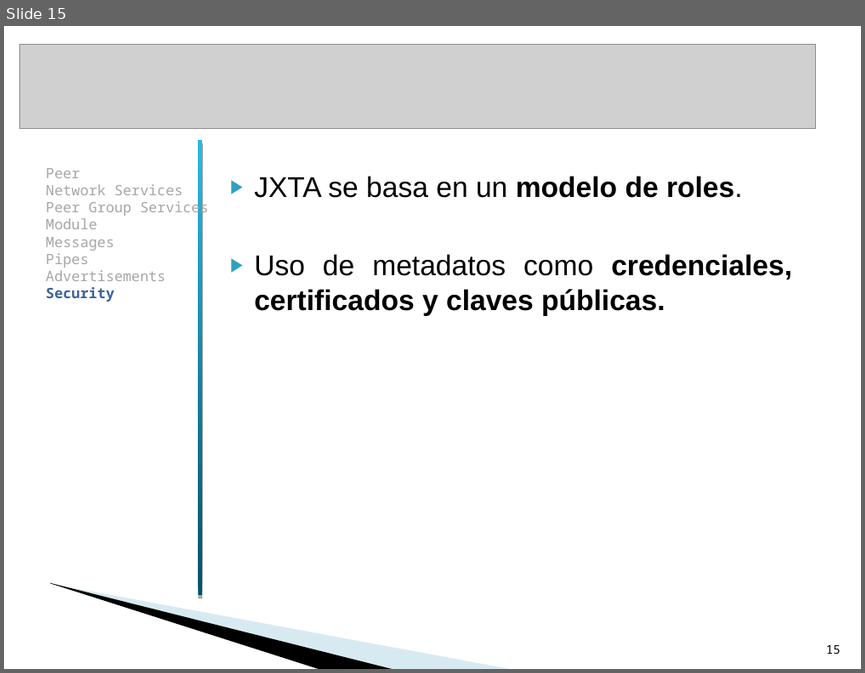
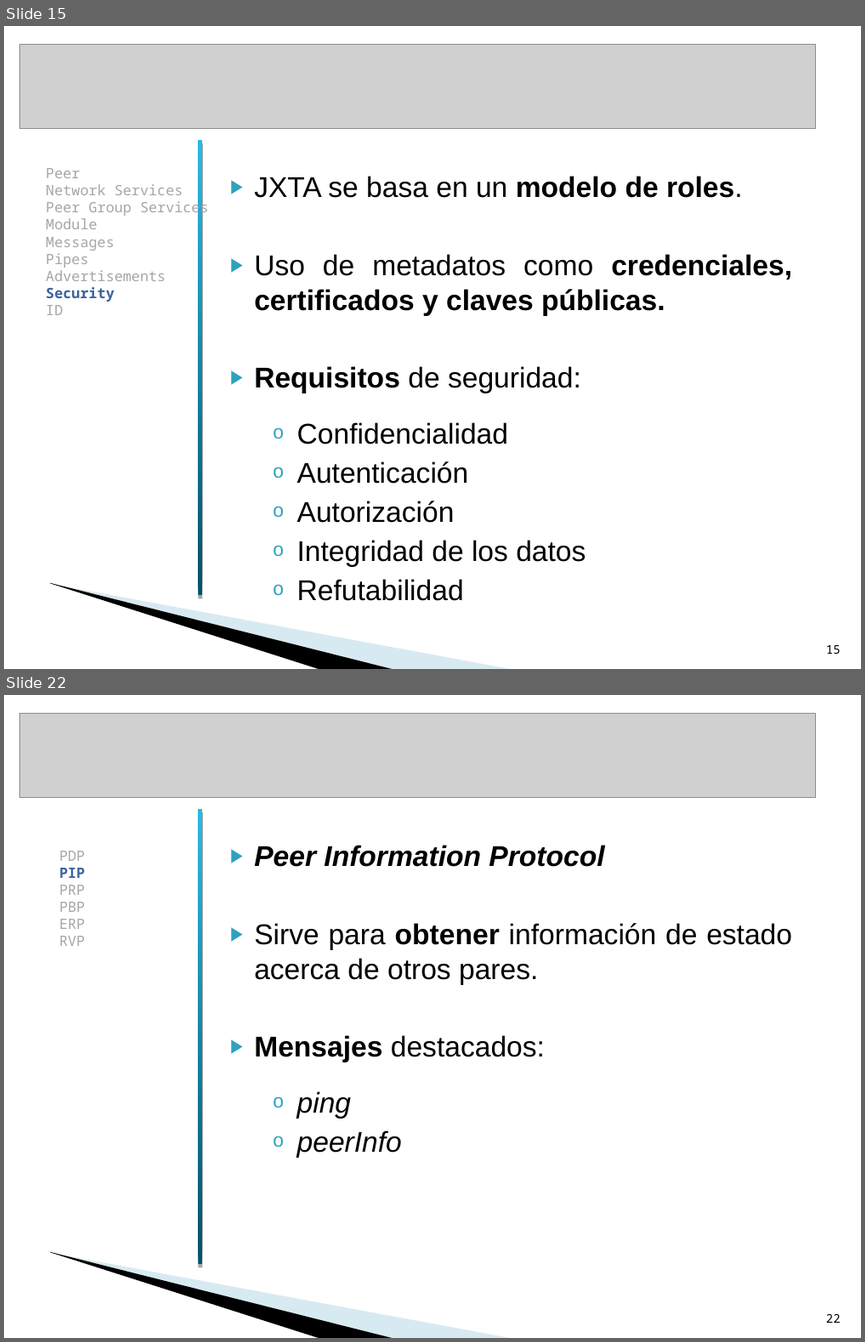
Before and after one commit to txedo/isi-practicas-5, a slide deck: sistemas-colaboracion/p2p-jxta/presentacion/PresentaciónColaboracion.ppt. Shown one above the other, each under a label of ours: slide 15 before the commit, slides 15 and 22 after it; the slides between them are not shown. The pictures are 865x673 and 865x1342 pixels, drawn with LibreOffice and Linux fonts; fonts in the diff are those of the drawing; grey boxes stand for pictures; background and template pictures are left out. Boxes give left, top, right and bottom in pixels: in the first picture for what was removed or moved away, otherwise in the second. Text is boxed around its words. In the diff, an @@ line names an element or a change of style, - is before the commit and + after.

```diff
--- a/sistemas-colaboracion/p2p-jxta/presentacion/PresentaciónColaboracion.ppt
+++ b/sistemas-colaboracion/p2p-jxta/presentacion/PresentaciónColaboracion.ppt
@@ slide 22 added at <box>4,695,861,1338</box>, background #FFFFFF; not listed: 2 template elements that a slide beside it also shows @@
@@ picture added at <box>19,713,816,797</box> @@
@@ rectangle added at <box>199,809,203,1264</box>, fill gradient #005269 to #2ABAE3 @@
@@ text added at <box>254,845,792,1157</box>, 24 pt, text #000000 @@
+▶ Peer Information Protocol
+▶ Sirve para obtener información de estado acerca de otros pares.
+▶ Mensajes destacados:
+  o ping
+  o peerInfo
@@ text added at <box>59,851,85,946</box>, 12 pt, text #A6A6A6 @@
+PDP
+PIP
+PRP
+PBP
+ERP
+RVP
@@ page number added at <box>826,1314,840,1322</box>, 10 pt, text #000000 @@
+22
@@ slide 15 changed as well @@
@@ text at <box>46,305,63,315</box>: paragraph added @@
+ID
@@ text at <box>254,366,585,601</box>: paragraphs added @@
+▶ Requisitos de seguridad:
+  o Confidencialidad
+  o Autenticación
+  o Autorización
+  o Integridad de los datos
+  o Refutabilidad
```
Also in this commit, not shown: 10 other slides changed, 14 other slides added.
